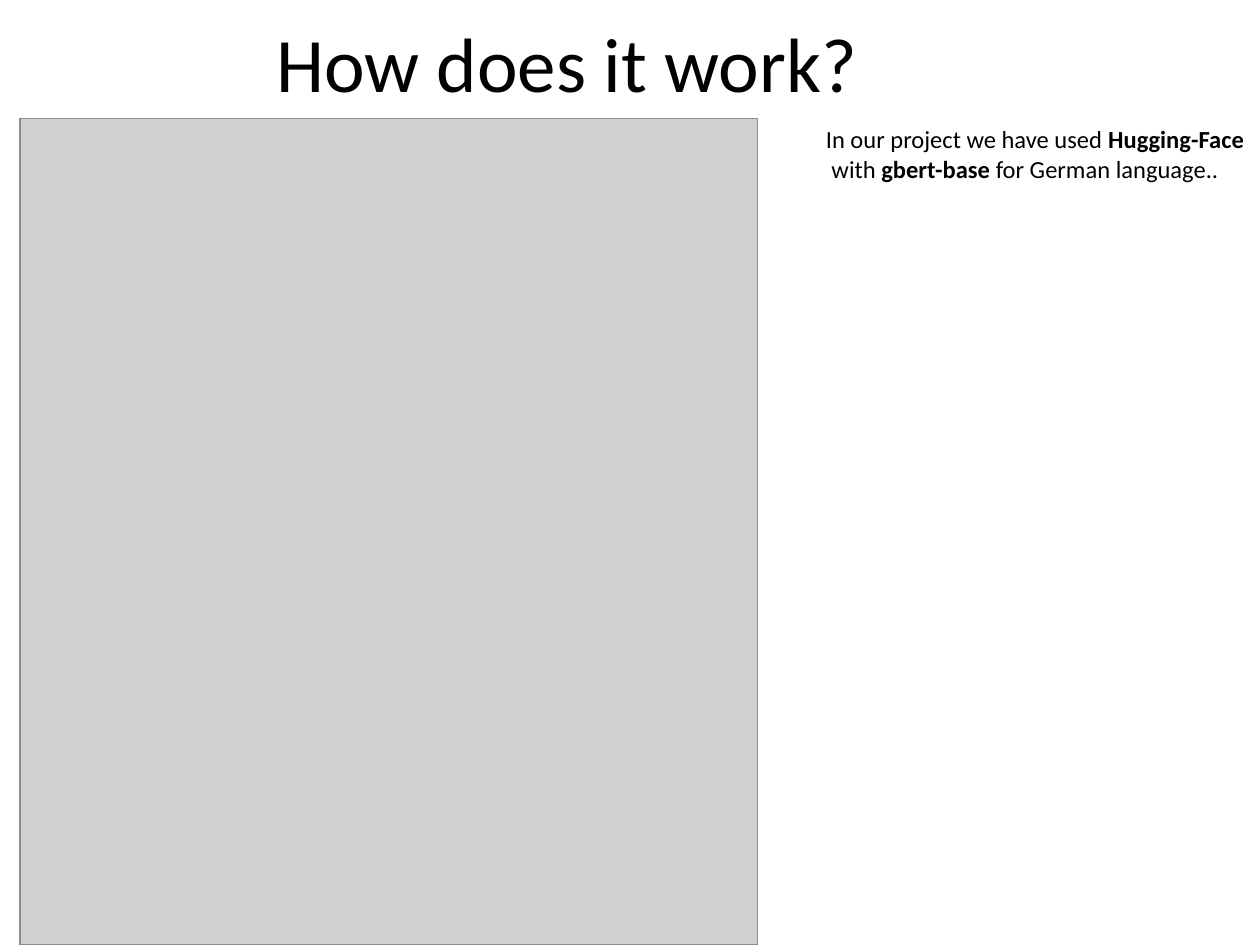
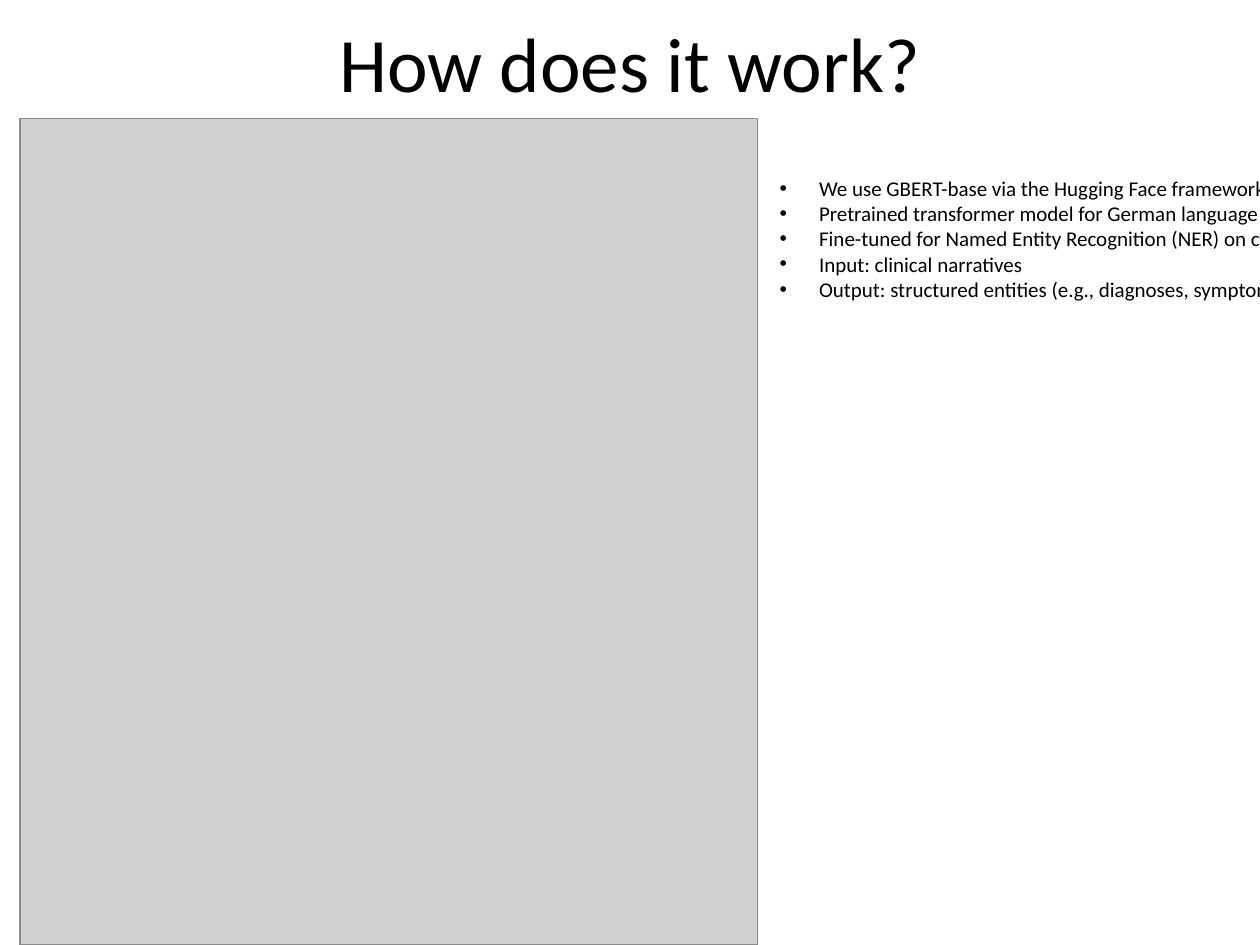
Before and after one commit to rtdicomexplorer/medical_ner_classification, a slide deck: slide 2 of documents/visual_abstract_NER.pptx. Drawn at 1260x945 pixels with LibreOffice and Linux fonts; fonts in the diff are those of the drawing; grey boxes stand for pictures. Boxes give left, top, right and bottom in pixels: in the first picture for what was removed or moved away, otherwise in the second. Text is boxed around its words. In the diff, an @@ line names an element or a change of style, - is before the commit and + after.

```diff
--- a/documents/visual_abstract_NER.pptx
+++ b/documents/visual_abstract_NER.pptx
@@ title "How does it work?": place and size @@
-title "How does it work?" at bbox=[276, 38, 856, 93]
+title "How does it work?" at bbox=[339, 38, 919, 93]
@@ text at bbox=[819, 181, 1260, 301]: text changed; size 14 to 12 pt @@
-In our project we have used Hugging-Face
-with gbert-base for German language..
+• We use GBERT-base via the Hugging Face framework
+• Pretrained transformer model for German language processing
+• Fine-tuned for Named Entity Recognition (NER) on clinical text
+• Input: clinical narratives
+• Output: structured entities (e.g., diagnoses, symptoms, dates)
```
Also in this commit, not shown: 3 other slides changed, 2 slides added, 1 slide removed, 3 other files.
